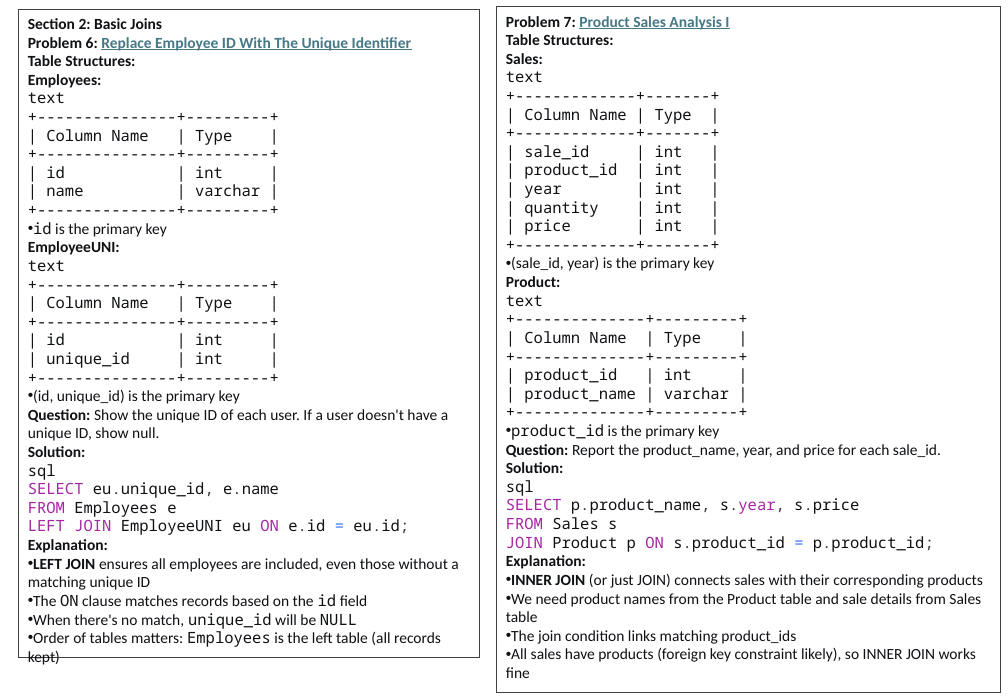
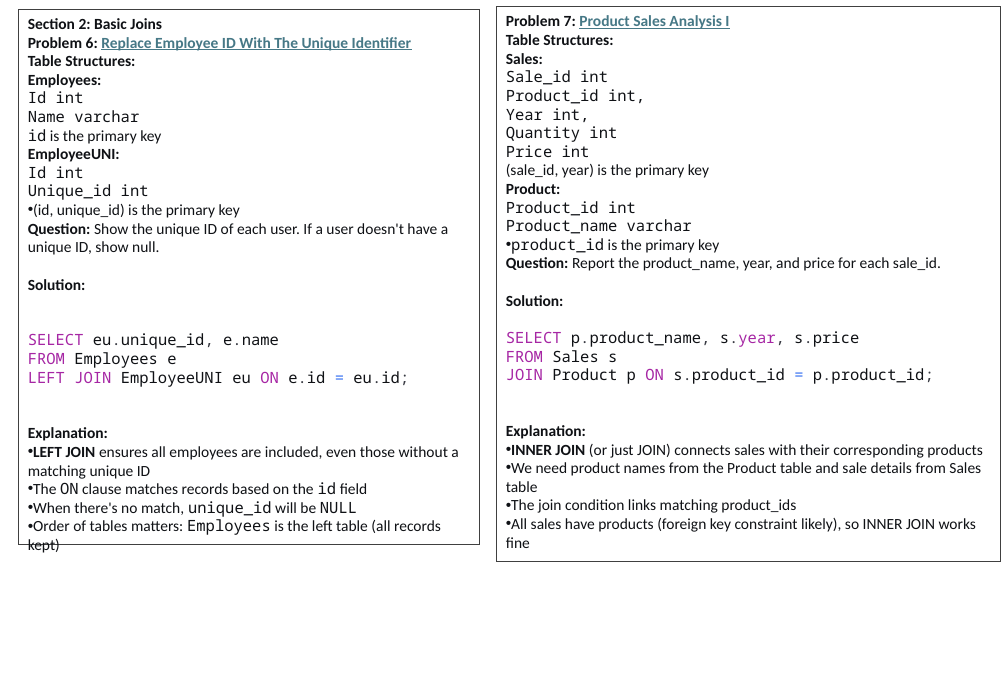
Before and after one commit to umalavanya/FullStackDevelopement_JavaSpring_SQL_ReactProjects, a slide deck: slide 4 of UmaTeachingMaterial/SQL/SQL-50-LeetCode.pptx. Drawn at 1008x698 pixels with LibreOffice and Linux fonts; fonts in the diff are those of the drawing. Boxes give left, top, right and bottom in pixels: in the first picture for what was removed or moved away, otherwise in the second. Text is boxed around its words. In the diff, an @@ line names an element or a change of style, - is before the commit and + after.

```diff
--- a/UmaTeachingMaterial/SQL/SQL-50-LeetCode.pptx
+++ b/UmaTeachingMaterial/SQL/SQL-50-LeetCode.pptx
@@ rectangle "Section 2: Basic Joins": place and size @@
-rectangle "Section 2: Basic Joins" at [19,9,480,658]
+rectangle "Section 2: Basic Joins" at [19,9,480,545]
@@ rectangle "Problem 7: Product Sales Analysis ...": place and size @@
-rectangle "Problem 7: Product Sales Analysis ..." at [497,7,1001,692]
+rectangle "Problem 7: Product Sales Analysis ..." at [497,7,1001,561]
@@ text in rectangle at [506,70,645,157]: text changed @@
-text
-+-------------+-------+
-| Column Name | Type |
-+-------------+-------+
-| sale_id | int |
-| product_id | int |
-| year | int |
-| quantity | int |
-| price | int |
-+-------------+-------+
+Sale_id int
+Product_id int,
+Year int,
+Quantity int
+Price int
@@ text in rectangle at [28,91,139,122]: text changed @@
-text
-+---------------+---------+
-| Column Name | Type |
-+---------------+---------+
-| id | int |
-| name | varchar |
-+---------------+---------+
+Id int
+Name varchar
@@ text in rectangle at [28,129,161,144]: bullet • to none @@
@@ text in rectangle at [28,166,149,200]: text changed @@
-text
-+---------------+---------+
-| Column Name | Type |
-+---------------+---------+
-| id | int |
-| unique_id | int |
-+---------------+---------+
+Id int
+Unique_id int
@@ text in rectangle at [506,164,709,178]: bullet • to none @@
@@ text in rectangle at [506,201,692,234]: text changed @@
-text
-+--------------+---------+
-| Column Name | Type |
-+--------------+---------+
-| product_id | int |
-| product_name | varchar |
-+--------------+---------+
+Product_id int
+Product_name varchar
@@ text in rectangle at [28,464,56,480]: paragraph removed @@
-sql
@@ text in rectangle at [506,480,534,496]: paragraph removed @@
-sql
```
